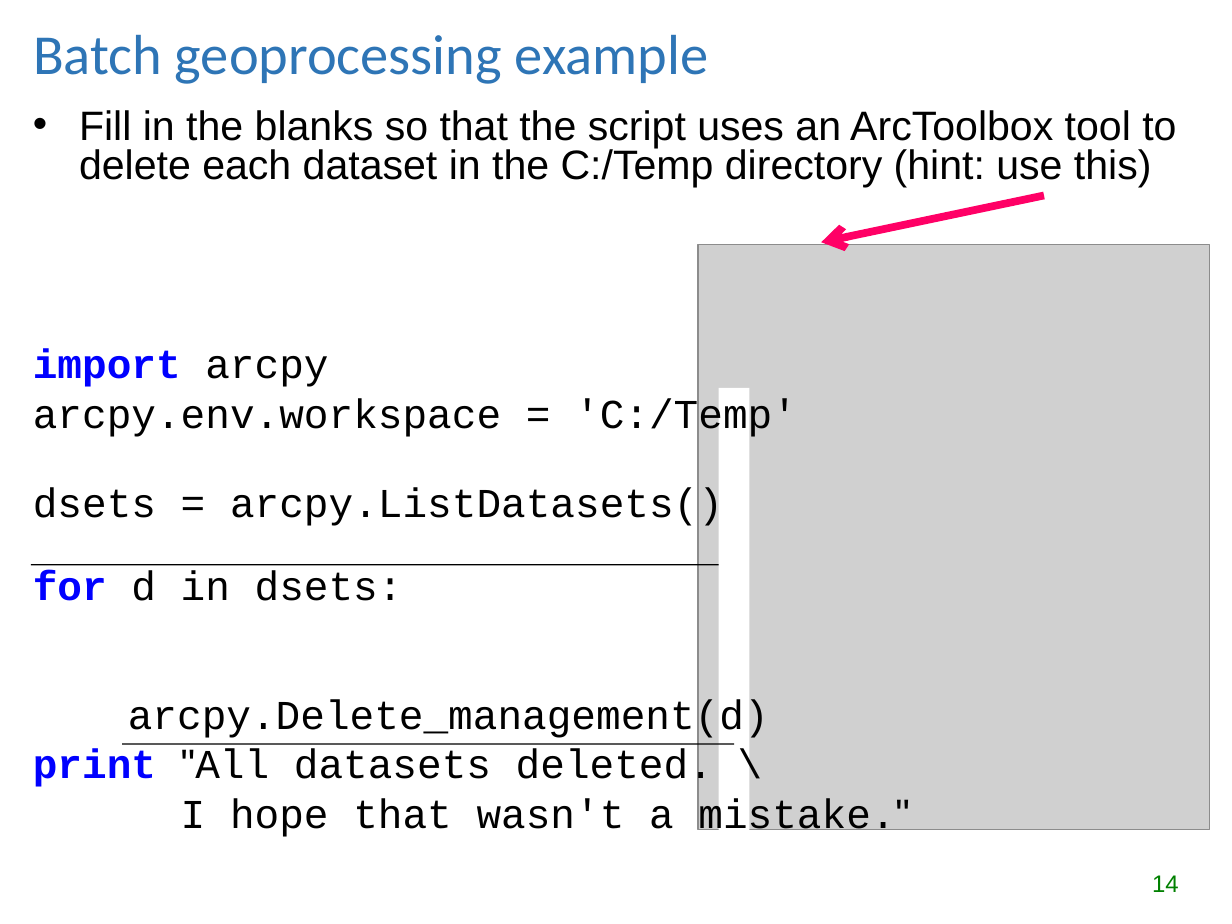
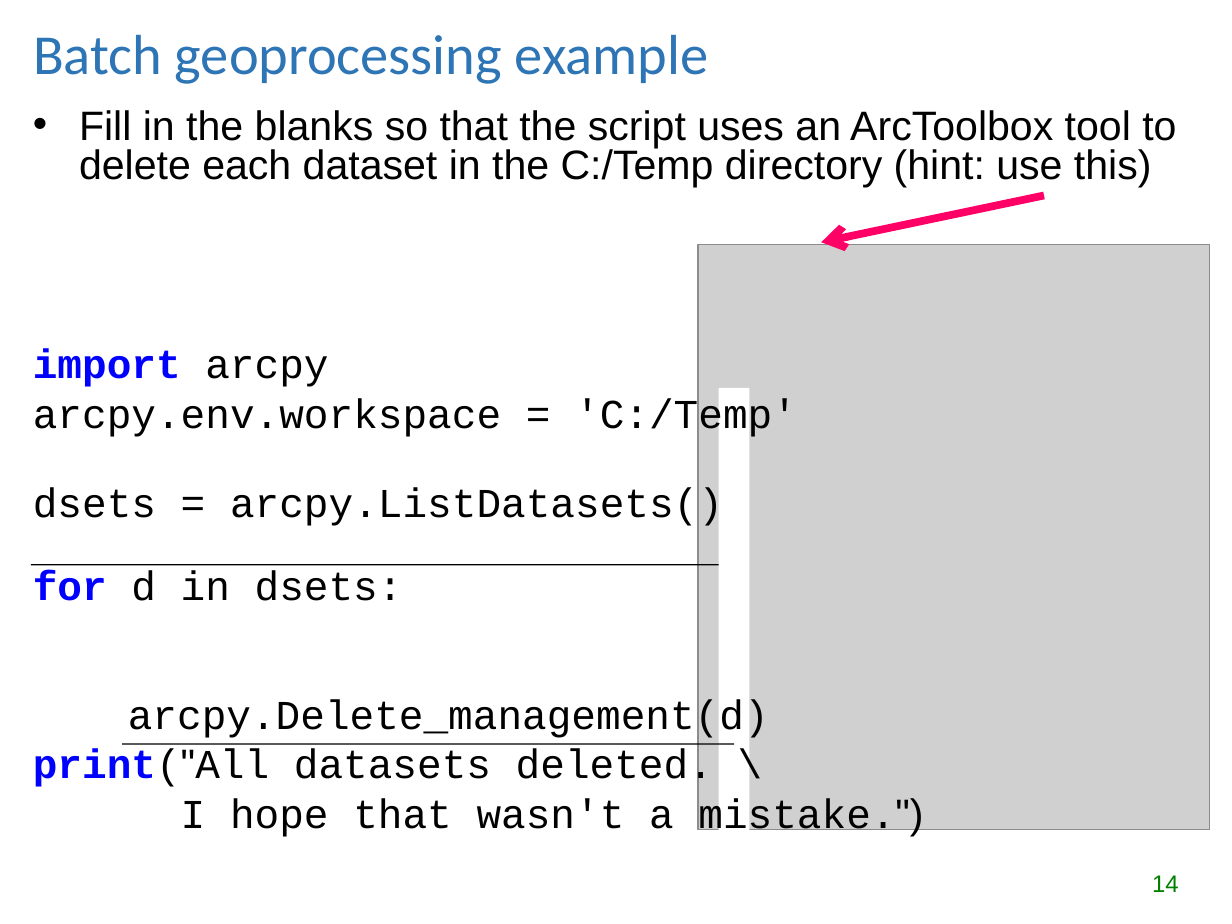
Before and after one commit to lgtateos/gis540, a slide deck: slide 14 of slides/batchProcessing.ppt. Drawn at 1232x924 pixels with LibreOffice and Linux fonts; fonts in the diff are those of the drawing; grey boxes stand for pictures. Boxes give left, top, right and bottom in pixels: in the first picture for what was removed or moved away, otherwise in the second. Text is boxed around its words. In the diff, an @@ line names an element or a change of style, - is before the commit and + after.

```diff
--- a/slides/batchProcessing.ppt
+++ b/slides/batchProcessing.ppt
@@ text at (33,748,923,840): text changed @@
-print "All datasets deleted. \
-I hope that wasn't a mistake."
+print("All datasets deleted. \
+I hope that wasn't a mistake.")
```
Also in this commit, not shown: 6 other slides changed, 1 other file.
